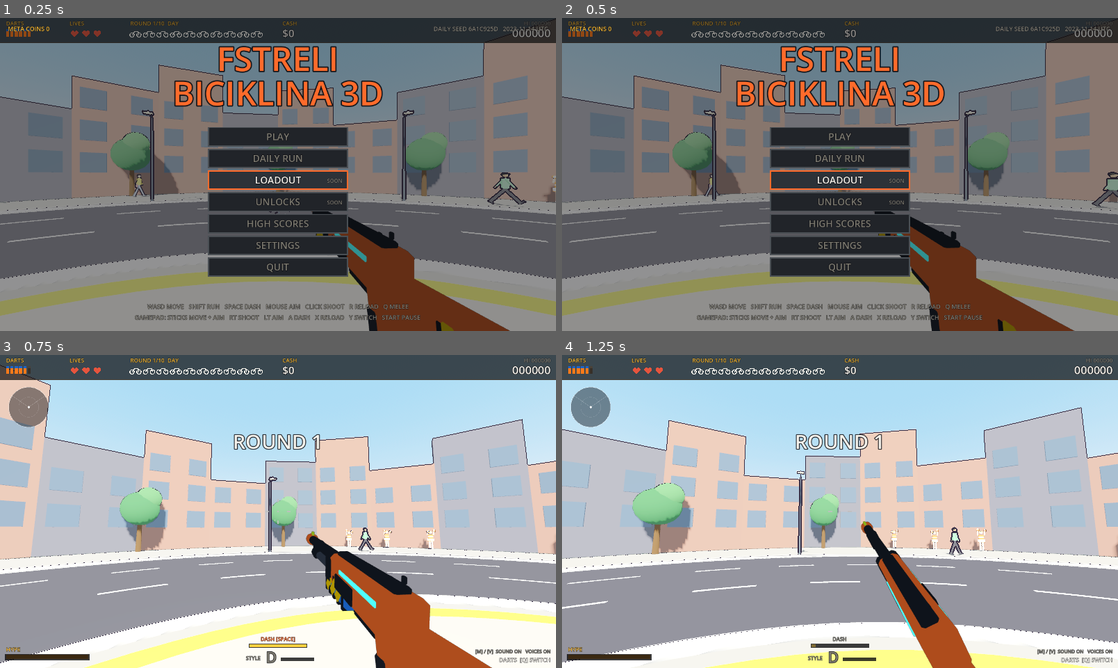
Above: before the commit, frames 1-4 (two rows, left to right).
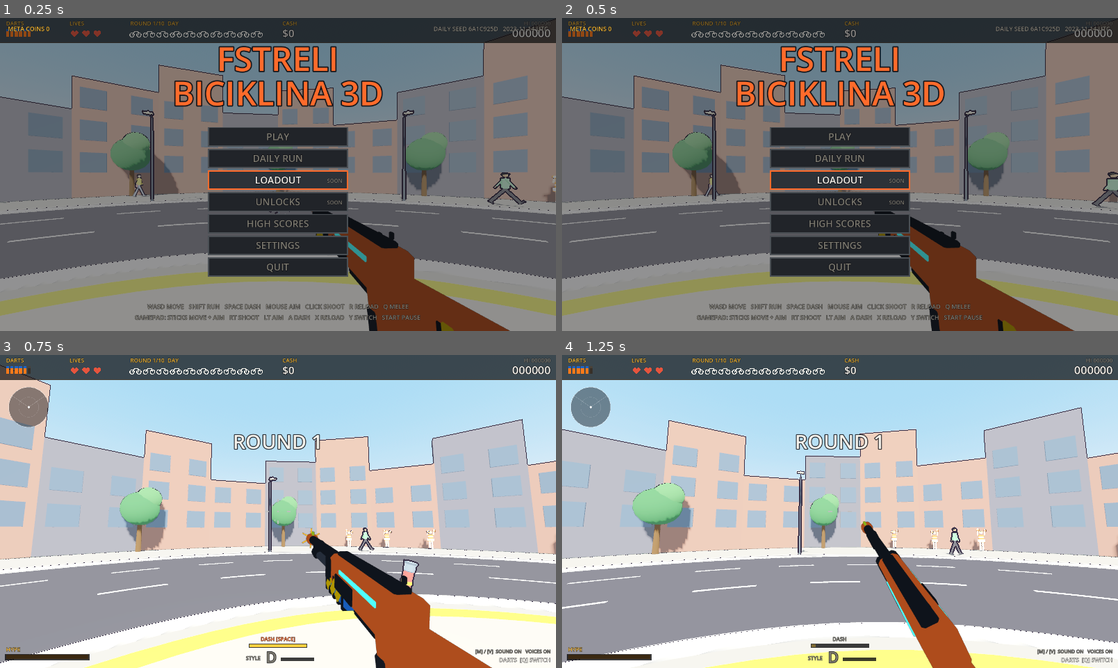
Above: after the commit, the same moments.

Repository: GVihi/FstreliBiciklina3D
Game: Godot game, scene res://main.tscn
The game is run twice, just before and just after one commit, with the same random seed, the same clock (stepped at 60 frames per second) and the same inputs.
Inputs (mouse positions are in pixels of both pictures, inside the frame that each line leads up to):
- Up to frame 1 (0.25 s): no input
- Up to frame 2 (0.5 s): no input
- Up to frame 3 (0.75 s): tap Enter at 0.5 s; move the mouse to (400, 495) at 0.52 s; hold Right from 0.53 s (still down); tap R at 0.6 s; click (400, 495) at 0.67 s
- Up to frame 4 (1.25 s): keep holding Right; tap Space at 0.77 s

Frames 1-2 are identical in both runs. In frame 3, 0.2% of the frame differs, in the area x 54-76%, y 55-75%; in frame 4, nothing differs.

Commit message:
Add a muzzle flash and shell ejection to the gun
Roadmap item F2: "Muzzle flash and shell ejection".

- models.gd: _build_muzzle_flash builds a glowing flash (hot core, orange
  cone forward, three-armed star) on the muzzle, hidden until a shot. It
  is a child of the gun, so it goes to the viewmodel layer with it.
  update_gun shows it for the flash time, turned a random amount per
  shot, and makes it smaller while aiming so it does not cover the sights.
- effects.gd: spawn_shell throws a shell (the mesh of shell.glb, or a red
  block without the model) that tumbles, stops spinning when it lands,
  lies flat and shrinks away. spawn_particle takes an optional mesh.
- player.gd: eject_shell sends one shell out of the right-side port when
  the pumped slide is far enough back, up, out and a little back, plus
  some of the player's own speed.

Not ticked in the README: needs the owner's in-game check (Godot could
not be run here).

Co-Authored-By: Claude Sonnet 5.5 <noreply@anthropic.com>
Claude-Session: https://claude.ai/code/session_01ERiY165C6WvgUz7dn68bP3

Diff:
--- a/scripts/effects.gd
+++ b/scripts/effects.gd
@@ -6,11 +6,15 @@
 
 var g = null
 var particle_pool = []
+var shell_mesh: Mesh = null            # the shell model's mesh, taken from assets/models/shell.glb the first time it is needed
+var shell_mesh_tried = false
+
+const SHELL_MODEL_PATH = "res://assets/models/shell.glb"
 
 func _init(game) -> void:
 	g = game
 
-func spawn_particle(pos: Vector3, vel: Vector3, life: float, m: Material, sz: Vector3, grav: float, spin: float = 0.0) -> void:
+func spawn_particle(pos: Vector3, vel: Vector3, life: float, m: Material, sz: Vector3, grav: float, spin: float = 0.0, custom_mesh: Mesh = null) -> void:
 	var mi: MeshInstance3D
 	if particle_pool.size() > 0:
 		mi = particle_pool.pop_back()
@@ -21,13 +25,51 @@
 		mi = MeshInstance3D.new()
 		mi.cast_shadow = GeometryInstance3D.SHADOW_CASTING_SETTING_OFF
 		g.add_child(mi)
-	mi.mesh = Util.box_mesh(sz)
-	mi.material_override = m
+	if custom_mesh != null:
+		mi.mesh = custom_mesh                  # a modelled mesh brings its own materials
+		mi.material_override = null
+	else:
+		mi.mesh = Util.box_mesh(sz)
+		mi.material_override = m
 	mi.position = pos
 	g.particles.append({"node": mi, "vel": vel, "life": life, "max": life, "grav": grav, "spin": spin})
 	while g.particles.size() > 300:
 		release_particle(g.particles[0]["node"])
 		g.particles.remove_at(0)
+
+# An empty shell thrown out of the gun (shell.glb), tumbling until it lands. Without the model it is a small red block.
+func spawn_shell(pos: Vector3, vel: Vector3) -> void:
+	var m = get_shell_mesh()
+	if m == null:
+		spawn_particle(pos, vel, 1.4, g.col_mat("#e5392b"), Vector3(0.03, 0.03, 0.07), 9.8, 14.0)
+	else:
+		spawn_particle(pos, vel, 1.4, null, Vector3.ONE, 9.8, 14.0, m)
+	g.particles[g.particles.size() - 1]["settle"] = true
+
+func get_shell_mesh() -> Mesh:
+	if shell_mesh_tried:
+		return shell_mesh
+	shell_mesh_tried = true
+	if not ResourceLoader.exists(SHELL_MODEL_PATH):
+		return null
+	var scene = load(SHELL_MODEL_PATH)
+	if not (scene is PackedScene):
+		return null
+	var inst: Node = scene.instantiate()
+	var mi = _first_mesh(inst)
+	if mi != null:
+		shell_mesh = mi.mesh
+	inst.free()
+	return shell_mesh
+
+func _first_mesh(n: Node) -> MeshInstance3D:
+	if n is MeshInstance3D:
+		return n
+	for c in n.get_children():
+		var r = _first_mesh(c)
+		if r != null:
+			return r
+	return null
 
 func release_particle(node: Node3D) -> void:
 	node.visible = false
@@ -49,6 +91,10 @@
 		if node.position.y < 0.02:
 			node.position = Vector3(node.position.x, 0.02, node.position.z)
 			p["vel"] = Vector3(v.x * 0.3, 0.0, v.z * 0.3)
+			if p.get("settle", false):
+				p["spin"] = 0.0                        # a shell stops tumbling when it lands, lies flat and then shrinks away
+				p["settle"] = false
+				node.rotation = Vector3(0.0, node.rotation.y, 0.0)
 		if p["spin"] != 0.0:
 			node.rotation += Vector3(p["spin"], p["spin"] * 0.7, 0.0) * dt
 		else:
--- a/scripts/models.gd
+++ b/scripts/models.gd
@@ -256,10 +256,33 @@
 	light.light_color = Color(1.0, 0.8, 0.5)
 	light.light_energy = 0.0
 	muzzle.add_child(light)
+	var flash = _build_muzzle_flash()
+	muzzle.add_child(flash)
 	for ch in root.get_children():
 		if ch is MeshInstance3D:
 			ch.cast_shadow = GeometryInstance3D.SHADOW_CASTING_SETTING_OFF
-	return {"root": root, "pump": pump, "muzzle": muzzle, "light": light, "ads_y": ads_y}
+	return {"root": root, "pump": pump, "muzzle": muzzle, "light": light, "flash": flash, "ads_y": ads_y}
+
+# The muzzle flash: a hot white core, an orange cone forward and a three-armed star across the barrel, all unshaded so it
+# glows in any light. It sits on the muzzle, is hidden until a shot (update_gun in player.gd) and is a child of the gun so
+# it goes to the viewmodel layer with the rest of the gun.
+static func _build_muzzle_flash() -> Node3D:
+	var f = Node3D.new()
+	var hot = Util.unshaded(Color(1.0, 0.96, 0.75))
+	var warm = Util.unshaded(Color(1.0, 0.62, 0.16))
+	Util.sphere(f, 0.035, Vector3.ZERO, hot)
+	var cone = Util.cyl(f, 0.0, 0.03, 0.30, Vector3(0, 0, -0.15), warm)     # tip towards -Z, away from the gun
+	cone.rotation.x = -PI * 0.5
+	var core = Util.cyl(f, 0.0, 0.016, 0.20, Vector3(0, 0, -0.10), hot)
+	core.rotation.x = -PI * 0.5
+	for i in range(3):
+		var spike = Util.box(f, Vector3(0.22, 0.012, 0.012), Vector3(0, 0, -0.02), warm)
+		spike.rotation.z = float(i) * PI / 3.0
+	for ch in f.get_children():
+		if ch is MeshInstance3D:
+			ch.cast_shadow = GeometryInstance3D.SHADOW_CASTING_SETTING_OFF
+	f.visible = false
+	return f
 
 static func _build_gun_procedural() -> Dictionary:
 	var root = Node3D.new()
--- a/scripts/player.gd
+++ b/scripts/player.gd
@@ -24,6 +24,8 @@
 var kick_dip = 0.0              # the gun dips a little each time a shell goes in (metres, negative = down)
 var kick_dip_v = 0.0
 var shells_prev = -1
+var flash_roll = 0.0            # the muzzle flash is turned a random amount for every shot
+var shell_out = false           # true once the shell of the current pump has been thrown out
 var pump_slide = 0.0            # 0 = slide forward, 1 = pulled all the way back
 var load_blend = 0.0            # 0 = normal hold, 1 = tilted for loading shells
 
@@ -50,6 +52,8 @@
 const LOAD_SHIFT = Vector3(-0.035, -0.04, 0.02)   # reload: where the gun moves to
 const LOAD_TILT = Vector2(0.22, 0.5)              # reload: pitch up and roll (rad), so the loading port faces you
 const SHELL_DIP_SPEED = 0.45    # reload: how hard each shell nudges the gun down (m/s, about 1 cm)
+const SHELL_PORT = Vector3(0.0405, 0.03, 0.0)       # the ejection port on the gun's right side
+const SHELL_EJECT_AT = 0.7      # a shell flies out when the pumped slide is this far back (0 to 1)
 const KICK_BACK_MAX = 0.09      # limits, so rapid fire stacks up but never runs away
 const KICK_RISE_MAX = 0.26
 const KICK_ADS_MUL = 0.5        # recoil is this much smaller while aiming down sights (the view carries it instead)
@@ -267,6 +271,7 @@
 			kick_back_v += KICK_BACK_SPEED * mul
 			kick_rise_v += KICK_RISE_SPEED * mul
 			kick_roll_v += randf_range(-KICK_ROLL_SPEED, KICK_ROLL_SPEED) * mul
+			flash_roll = randf() * TAU
 		shots_seen = g.shots_fired
 	var steps = clampi(ceili(dt / 0.008), 0, 8)           # small steps keep the stiff spring stable on a slow frame
 	if steps == 0:
@@ -286,6 +291,13 @@
 	kick_roll = clampf(kick_roll, -0.12, 0.12)
 	kick_dip = clampf(kick_dip, -0.03, 0.03)
 	# kick_back is a push towards +Z (towards the player), kick_rise tips the muzzle up
+
+# throws one shell out of the ejection port: out to the right, up and a little back, plus some of your own speed
+func eject_shell(gun_node: Node3D) -> void:
+	var basis = g.cam.global_transform.basis
+	var vel = basis.x * randf_range(1.5, 2.2) + basis.y * randf_range(1.0, 1.7) + basis.z * randf_range(0.2, 0.8)
+	vel += g.pvel * 0.6
+	g.fx_sys.spawn_shell(gun_node.to_global(SHELL_PORT), vel)
 
 # the slide over one pump, k from 0 to 1: a fast pull back (eased out), then a slower push forward (eased in and out)
 func pump_curve(k: float) -> float:
@@ -371,6 +383,21 @@
 		roll + kick_roll + LOAD_TILT.y * lb)
 	pump.position = Vector3(0.0, pump.position.y, -0.30 + PUMP_TRAVEL * pump_slide)
 	g.gun["light"].light_energy = 3.0 * (g.flash / 0.07) if g.flash > 0.0 else 0.0
+
+	# muzzle flash: bright for the first moments after a shot, smaller while aiming so it does not cover the sights
+	var flash_node = g.gun.get("flash")
+	if flash_node != null:
+		var fl = clampf(g.flash / 0.07, 0.0, 1.0) if g.flash > 0.0 else 0.0
+		flash_node.visible = fl > 0.0 and gun_node.visible
+		flash_node.scale = Vector3.ONE * lerpf(0.5, 1.15, fl) * (1.0 - g.ads_t * 0.5)
+		flash_node.rotation = Vector3(0.0, 0.0, flash_roll)
+
+	# shell ejection: when the pump pulls the slide back, the spent shell flies out of the right side
+	if not pumping:
+		shell_out = false
+	elif not shell_out and pump_slide >= SHELL_EJECT_AT and gun_node.visible:
+		shell_out = true
+		eject_shell(gun_node)
 	if g.viewmodel != null:
 		g.viewmodel.update(g.ads_t)
 
Not shown, changed: README.md
